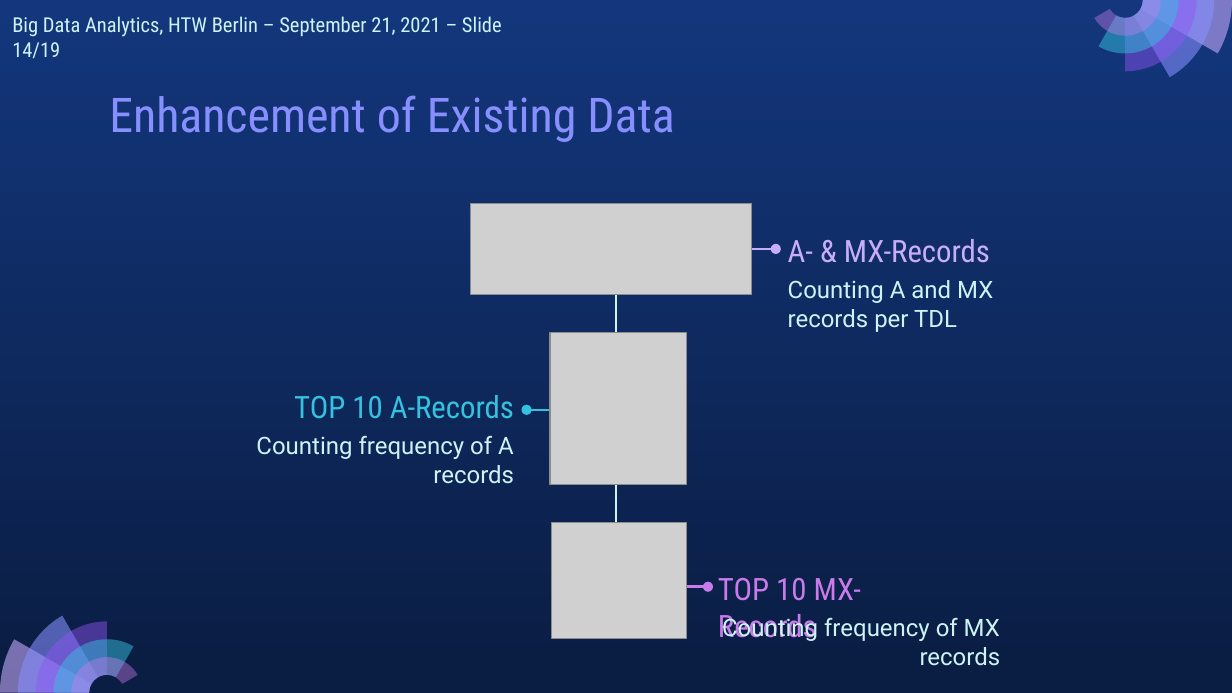
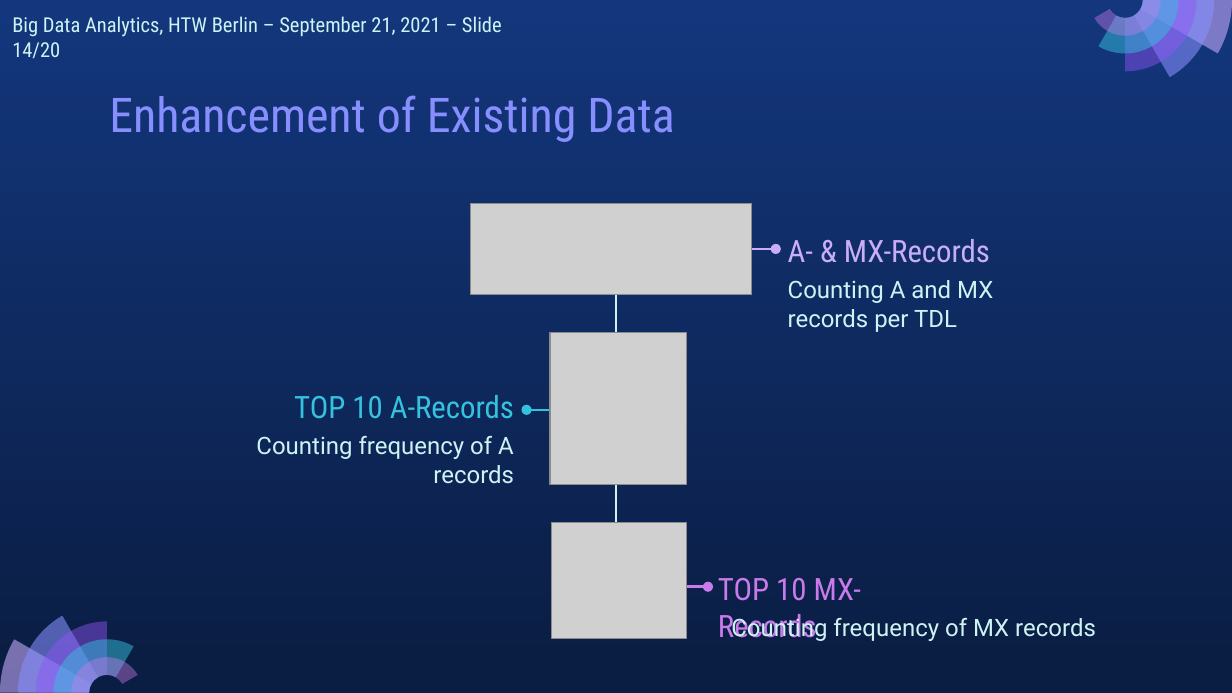
Before and after one commit to FFCA/bda-gr4-domains-analysis, a slide deck: slide 14 of presentation.pptx. Drawn at 1232x693 pixels with LibreOffice and Linux fonts; fonts in the diff are those of the drawing; grey boxes stand for pictures. Boxes give left, top, right and bottom in pixels: in the first picture for what was removed or moved away, otherwise in the second. Text is boxed around its words. In the diff, an @@ line names an element or a change of style, - is before the commit and + after.

```diff
--- a/presentation.pptx
+++ b/presentation.pptx
@@ text at (12, 16, 502, 59): text changed @@
-Big Data Analytics, HTW Berlin – September 21, 2021 – Slide 14/19
+Big Data Analytics, HTW Berlin – September 21, 2021 – Slide 14/20
@@ text "Counting frequency of MX records" rewrapped from (718, 614, 1000, 641) to (731, 614, 1096, 641) @@
```
Also in this commit, not shown: 12 other slides changed, 2 slides added.
